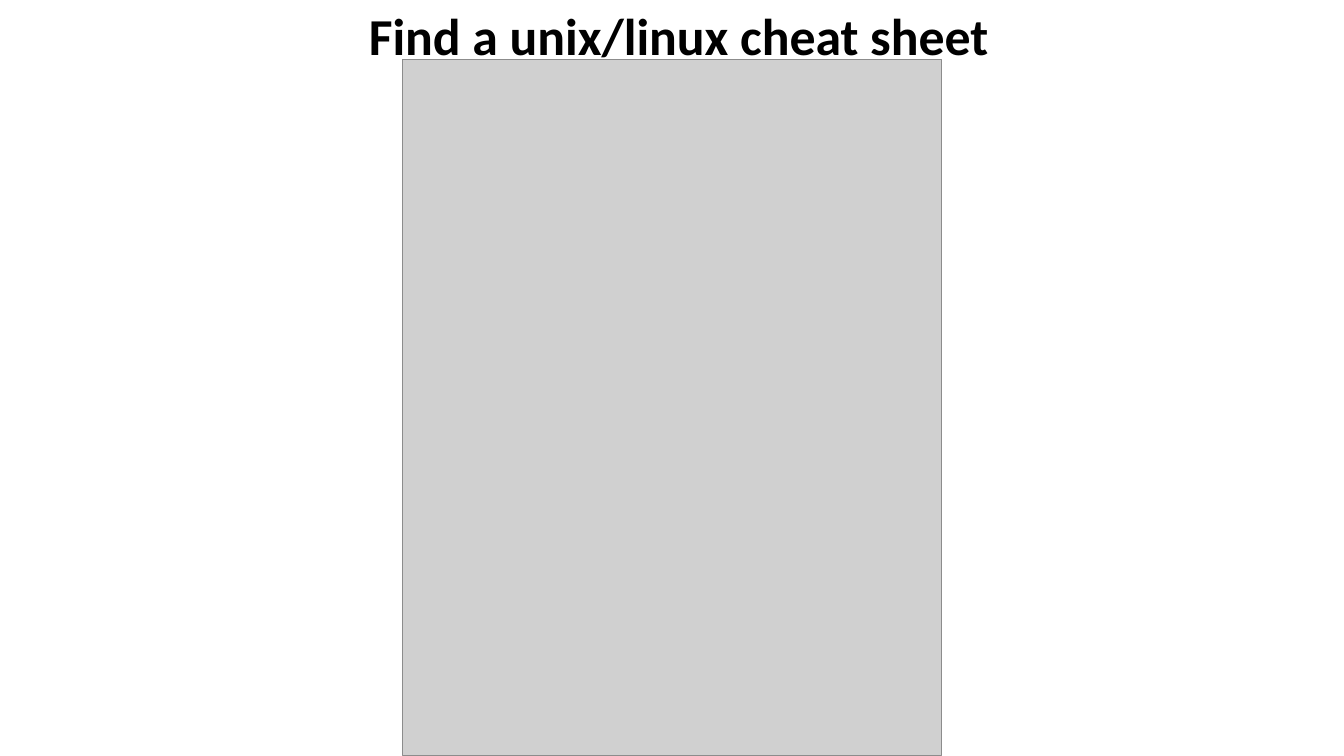
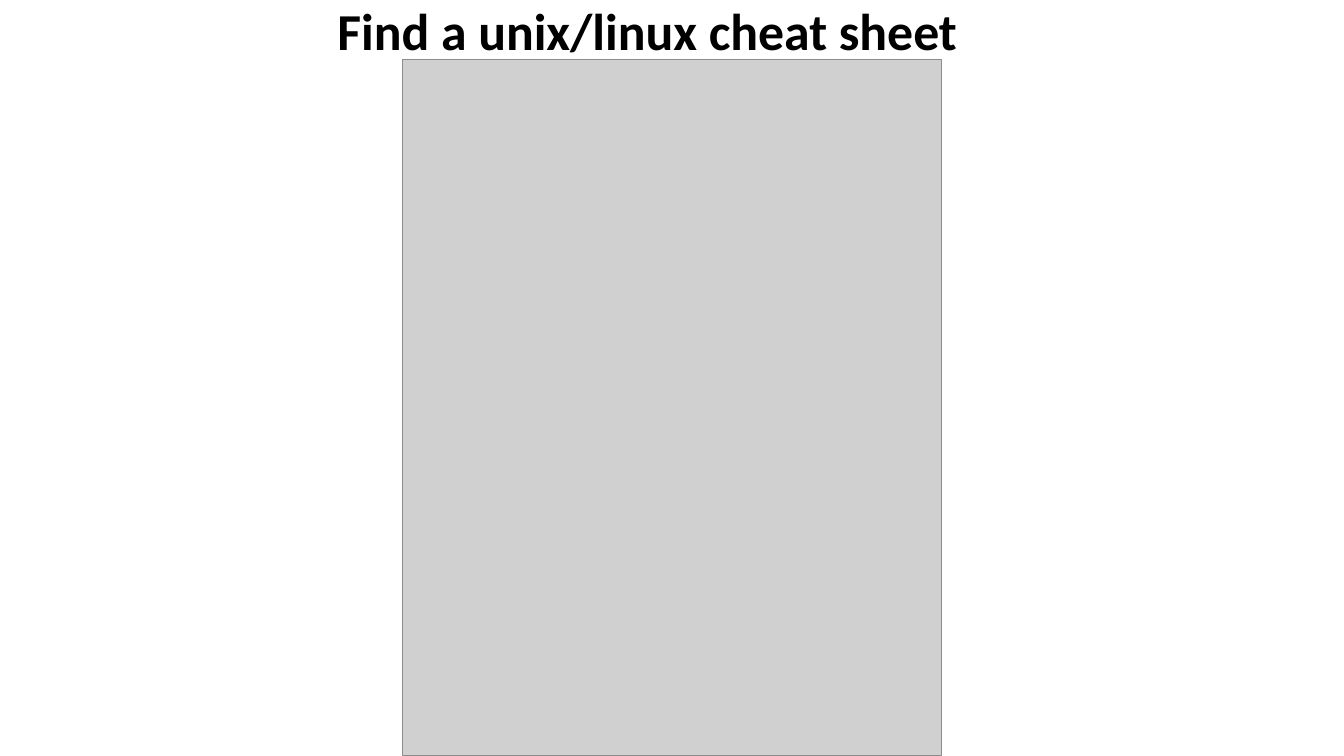
Before and after one commit to Dowell-Lab/srworkshop, a slide deck: slide 18 of day02/slides/Day2_Slides_2023.pptx (slide 4 before the commit). Drawn at 1344x756 pixels with LibreOffice and Linux fonts; fonts in the diff are those of the drawing; grey boxes stand for pictures. Boxes give left, top, right and bottom in pixels: in the first picture for what was removed or moved away, otherwise in the second. Text is boxed around its words. In the diff, an @@ line names an element or a change of style, - is before the commit and + after.

```diff
--- a/day02/slides/Day2_Slides_2023.pptx
+++ b/day02/slides/Day2_Slides_2023.pptx
@@ title "Find a unix/linux cheat sheet": place and size @@
-title "Find a unix/linux cheat sheet" at [369, 18, 988, 67]
+title "Find a unix/linux cheat sheet" at [337, 13, 957, 62]
```
Also in this commit, not shown: 9 other slides changed, 6 slides added.
